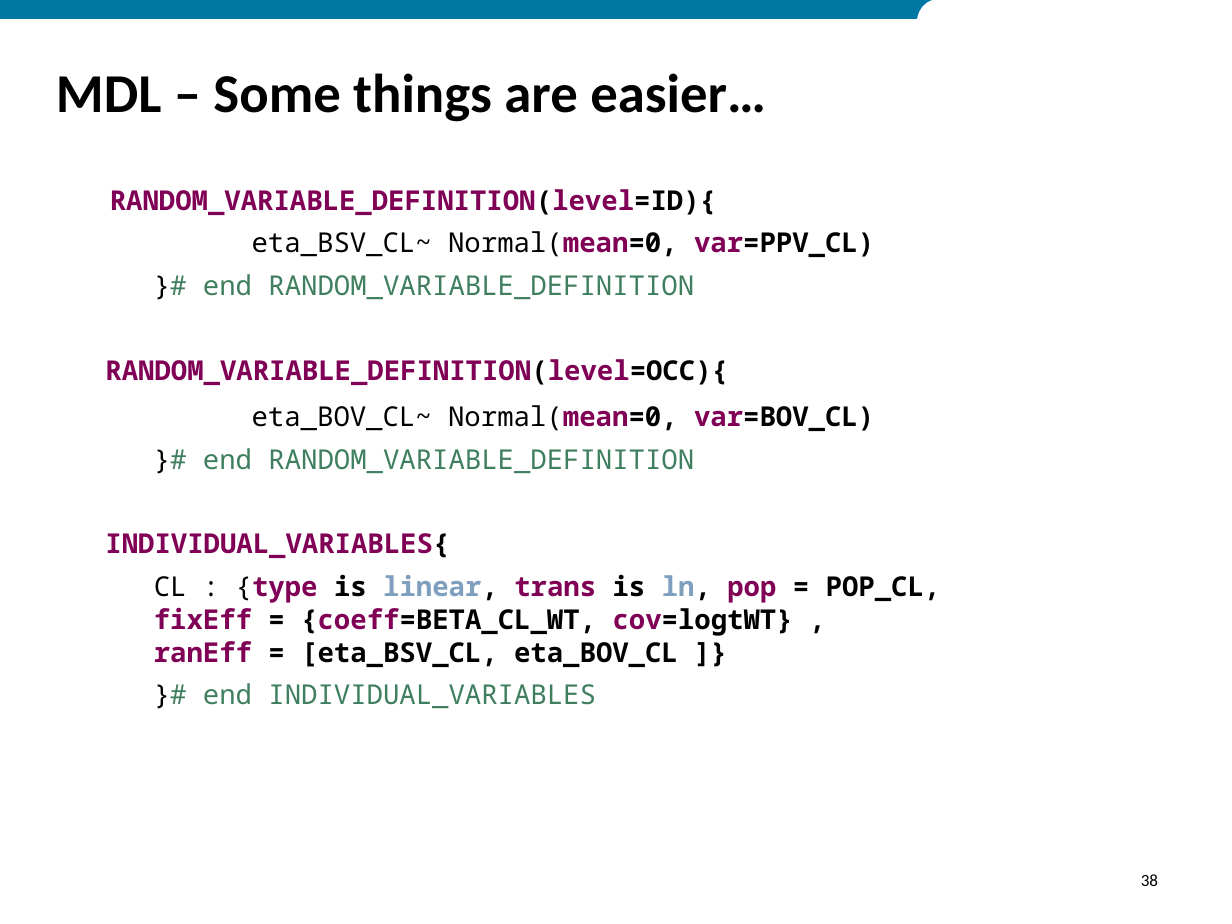
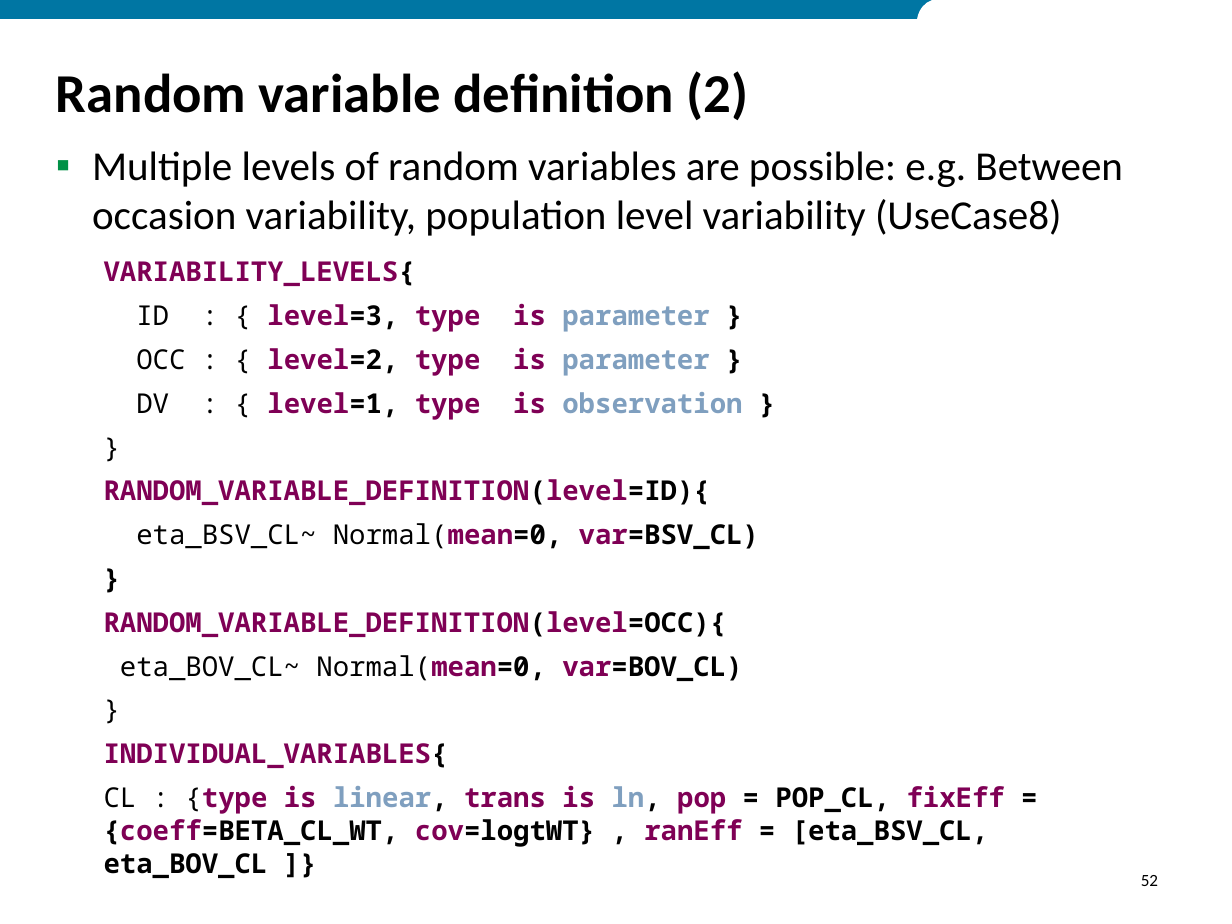
Before and after one commit to ModelDefinitionLanguage/MDLExamples, a slide deck: slide 52 of MDL_Tutorial_2018.pptx (slide 38 before the commit). Drawn at 1232x924 pixels with LibreOffice and Linux fonts; fonts in the diff are those of the drawing; background and template pictures are left out. Boxes give left, top, right and bottom in pixels: in the first picture for what was removed or moved away, otherwise in the second. Text is boxed around its words. In the diff, an @@ line names an element or a change of style, - is before the commit and + after.

```diff
--- a/MDL_Tutorial_2018.pptx
+++ b/MDL_Tutorial_2018.pptx
@@ title at (56, 71, 748, 120): text changed @@
-MDL – Some things are easier…
+Random variable definition (2)
@@ text "Multiple levels of random variables ...": place and size @@
-text "Multiple levels of random variables ..." at (105, 189, 941, 708)
+text "Multiple levels of random variables ..." at (92, 151, 1123, 847)
@@ text at (92, 151, 1123, 420): paragraphs added @@
+▪ Multiple levels of random variables are possible: e.g. Between occasion variability, population level variability (UseCase8)
+  VARIABILITY_LEVELS{
+  ID : { level=3, type is parameter }
+  OCC : { level=2, type is parameter }
+  DV : { level=1, type is observation }
+  }
@@ text at (203, 448, 694, 473): text changed; text colour #3F7F5F to #000000 @@
-  }# end RANDOM_VARIABLE_DEFINITION
+  }
@@ text at (104, 479, 1005, 847): text colour #000000 to #7F0055 in "is is"; list level 1 to 2 in "RANDOM_VARIABLE_DEFINITION(level=ID){"; indent changed; less space between paragraphs @@
@@ text at (136, 523, 759, 549): text changed; bold on @@
-  eta_BSV_CL~ Normal(mean=0, var=PPV_CL)
-  }# end RANDOM_VARIABLE_DEFINITION
+  eta_BSV_CL~ Normal(mean=0, var=BSV_CL)
+  }
@@ text at (203, 683, 596, 708): paragraph removed @@
-  }# end INDIVIDUAL_VARIABLES
@@ page number at (1141, 875, 1158, 886): text changed @@
-38
+52
```
Also in this commit, not shown: 7 other slides changed, 29 slides added, 5 slides removed, 1 other file.
